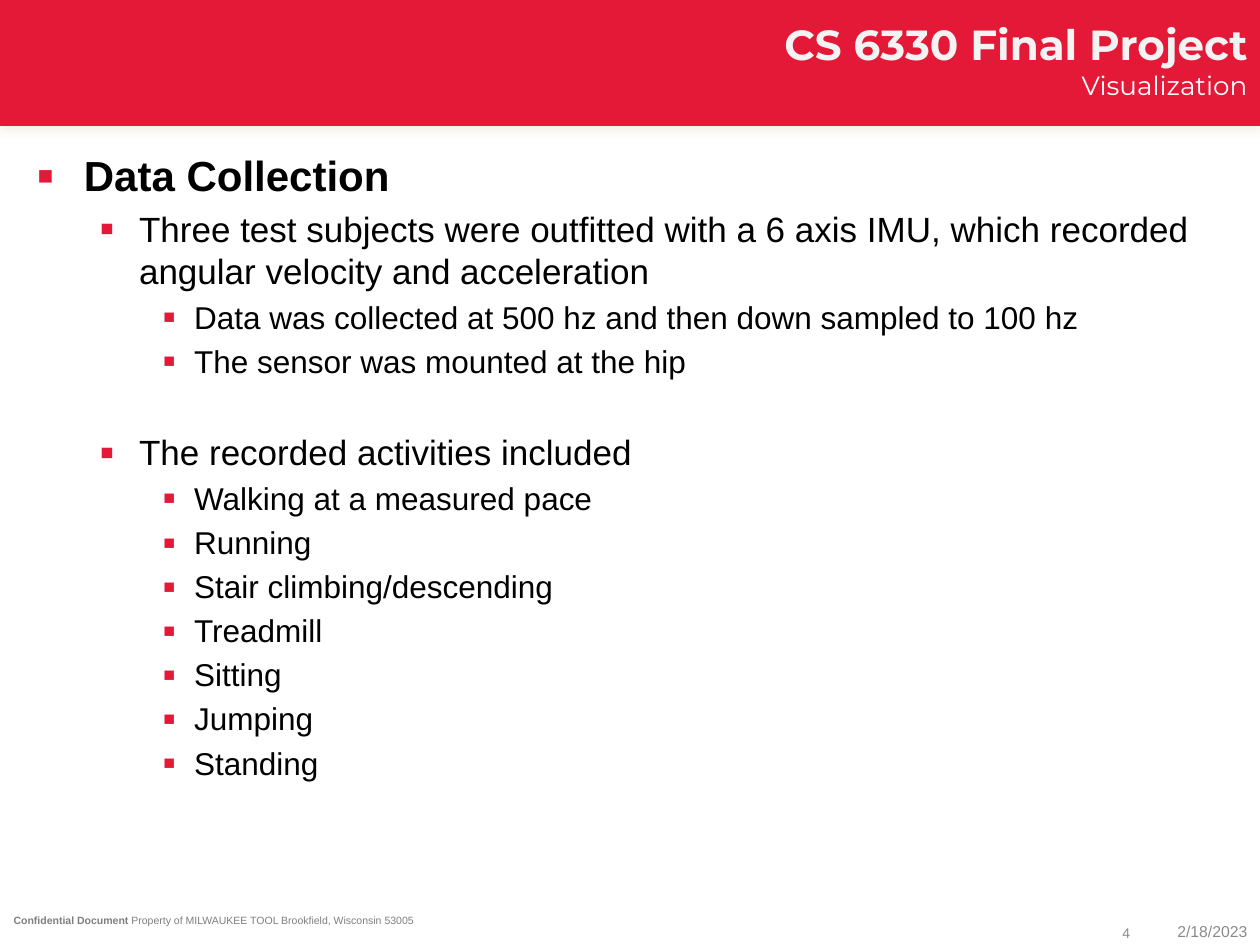
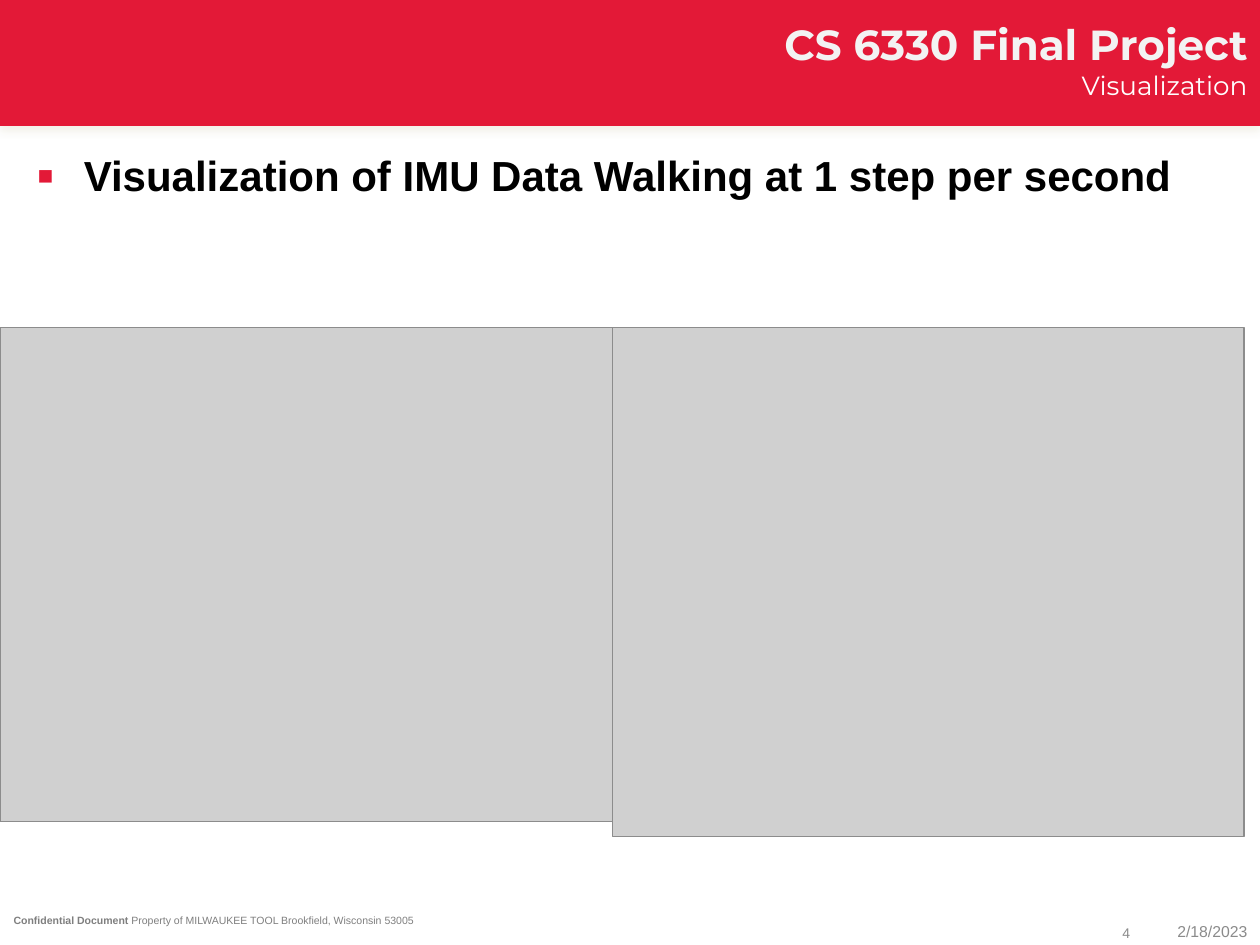
Before and after one commit to rgeorgebu/cs6330-final-project, a slide deck: slide 4 of CS 6330 Final Project.pptx. Drawn at 1260x945 pixels with LibreOffice and Linux fonts; fonts in the diff are those of the drawing; grey boxes stand for pictures; background and template pictures are left out. Boxes give left, top, right and bottom in pixels: in the first picture for what was removed or moved away, otherwise in the second. Text is boxed around its words. In the diff, an @@ line names an element or a change of style, - is before the commit and + after.

Commit message:
Updated power point for presentation

```diff
--- a/CS 6330 Final Project.pptx
+++ b/CS 6330 Final Project.pptx
@@ text at (x1=84, y1=160, x2=1171, y2=200): text changed; size 18 to 24 pt; bold on @@
-▪ Data Collection
-  ▪ Three test subjects were outfitted with a 6 axis IMU, which recorded angular velocity and acceleration
-    ▪ Data was collected at 500 hz and then down sampled to 100 hz
-    ▪ The sensor was mounted at the hip
-  ▪ The recorded activities included
-    ▪ Walking at a measured pace
-    ▪ Running
-    ▪ Stair climbing/descending
-    ▪ Treadmill
-    ▪ Sitting
-    ▪ Jumping
-    ▪ Standing
+▪ Visualization of IMU Data Walking at 1 step per second
@@ picture added at (x1=0, y1=328, x2=612, y2=822) @@
@@ picture added at (x1=612, y1=328, x2=1244, y2=837) @@
```
Also in this commit, not shown: 1 other file.
